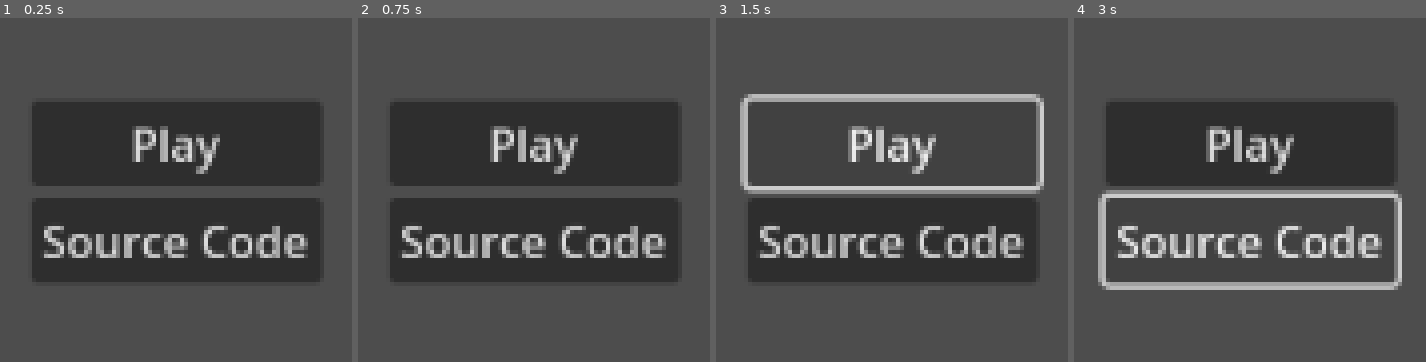
Above: before the commit, frames 1-4 (left to right).
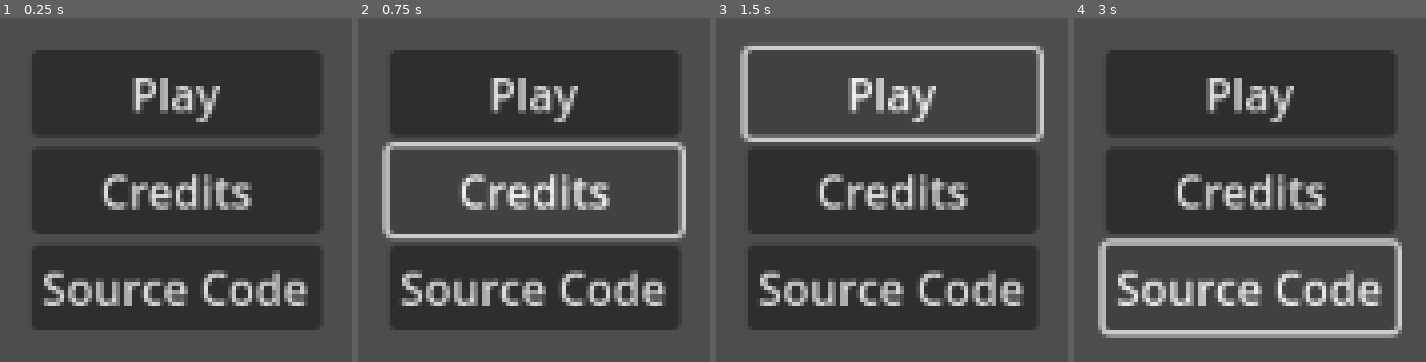
Above: after the commit, the same moments.

Repository: emmdie/GlobalGamejam23
Game: Godot game, scene res://Scenes/Ui/title_screen.tscn
The game is run twice, just before and just after one commit, with the same random seed, the same clock (stepped at 60 frames per second) and the same inputs.
Inputs (mouse positions are in pixels of both pictures, inside the frame that each line leads up to):
- Up to frame 1 (0.25 s): no input
- Up to frame 2 (0.75 s): click (534, 190) at 0.5 s, where only the run after the commit has a clickable "Credits"
- Up to frame 3 (1.5 s): click "Play" at 1.25 s
- Up to frame 4 (3 s): click "Play" at 2 s; click "Source Code" at 2.75 s

The runs differ from the first frame. In frame 1, 33% of the frame differs, in the area x 9-91%, y 9-91%; in frame 2, 34%, in the area x 6-94%, y 9-91%; in frame 3, 27%; in frame 4, 30%.

Commit message:
add credits.md

Diff:
--- a/Scenes/Ui/title_screen.tscn
+++ b/Scenes/Ui/title_screen.tscn
@@ -22,12 +22,18 @@
 [node name="VBoxContainer" type="VBoxContainer" parent="CenterContainer"]
 layout_mode = 2
 
-[node name="Button" type="Button" parent="CenterContainer/VBoxContainer"]
+[node name="PlayButton" type="Button" parent="CenterContainer/VBoxContainer"]
 layout_mode = 2
 text = "Play"
+
+[node name="CreditsButton" type="Button" parent="CenterContainer/VBoxContainer"]
+layout_mode = 2
+text = "Credits
+"
 
 [node name="RepoLinkButton" type="Button" parent="CenterContainer/VBoxContainer"]
 layout_mode = 2
 text = "Source Code"
 
+[connection signal="pressed" from="CenterContainer/VBoxContainer/CreditsButton" to="." method="_on_credits_button_pressed"]
 [connection signal="pressed" from="CenterContainer/VBoxContainer/RepoLinkButton" to="." method="_on_repo_link_button_pressed"]
--- a/Scripts/Ui/title_screen.gd
+++ b/Scripts/Ui/title_screen.gd
@@ -2,3 +2,6 @@
 
 func _on_repo_link_button_pressed():
 	OS.shell_open("https://github.com/emmdie/GlobalGamejam23")
+
+func _on_credits_button_pressed():
+	OS.shell_open("google.de")
Not shown, added: credits.md
